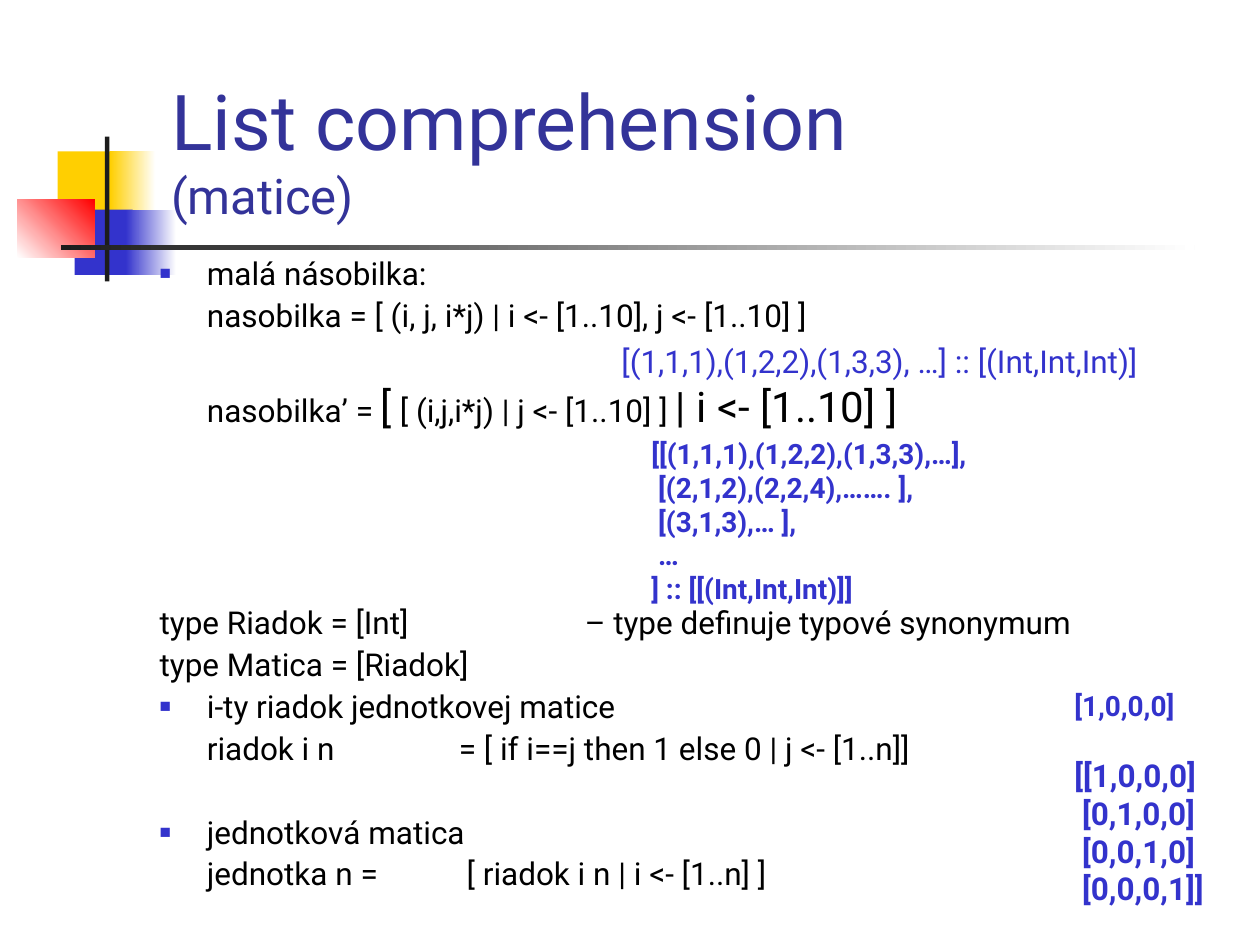
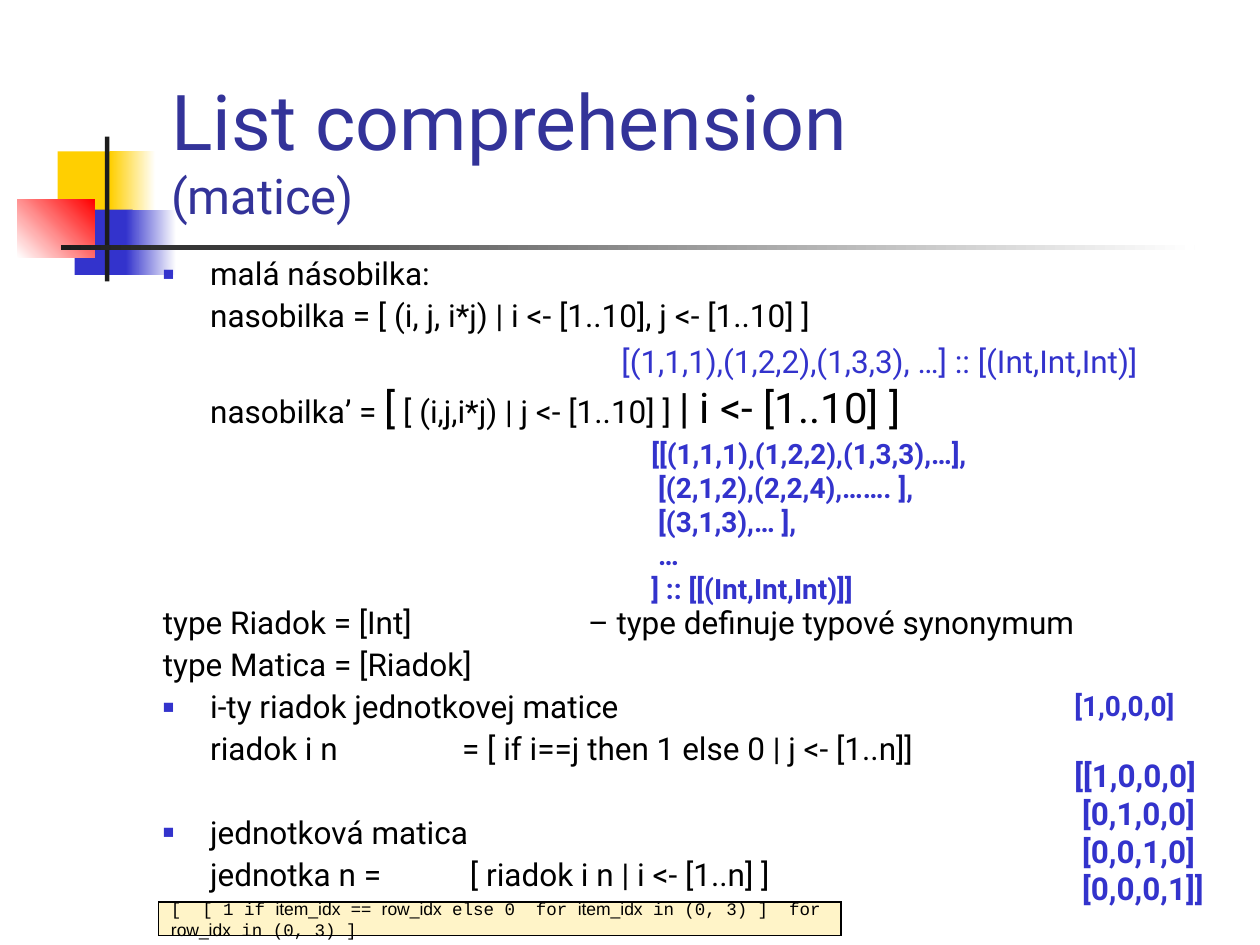
Before and after one commit to paradigmy/Prednasky, a slide deck: slide 6 of 07/funkcionalne2.ppt. Drawn at 1260x945 pixels with LibreOffice and Linux fonts; fonts in the diff are those of the drawing. Boxes give left, top, right and bottom in pixels: in the first picture for what was removed or moved away, otherwise in the second. Text is boxed around its words. In the diff, an @@ line names an element or a change of style, - is before the commit and + after.

```diff
--- a/07/funkcionalne2.ppt
+++ b/07/funkcionalne2.ppt
@@ text "malá násobilka:": place and size @@
-text "malá násobilka:" at box(160, 261, 1070, 892)
+text "malá násobilka:" at box(163, 261, 1074, 893)
@@ rectangle added at box(159, 902, 842, 936), fill #FFF4C8, outline #000000 0.74 pt, 10 pt, text #000000 @@
+[ [ 1 if item_idx == row_idx else 0 for item_idx in (0, 3) ] for row_idx in (0, 3) ]
```
Also in this commit, not shown: 3 other slides changed, 2 slides added, 4 other files.
